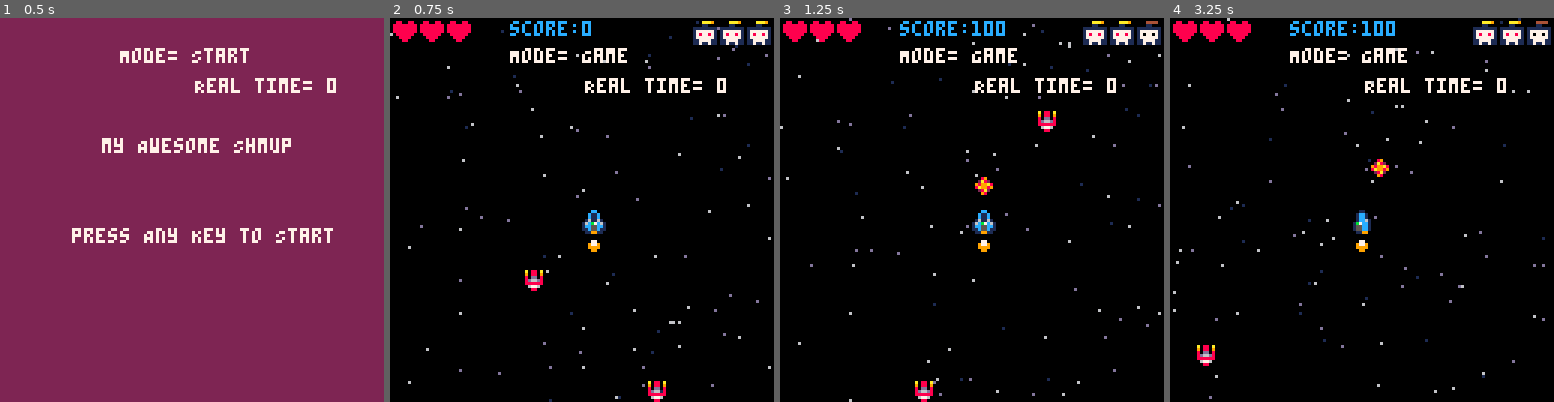
Above: before the commit, frames 1-4 (left to right).
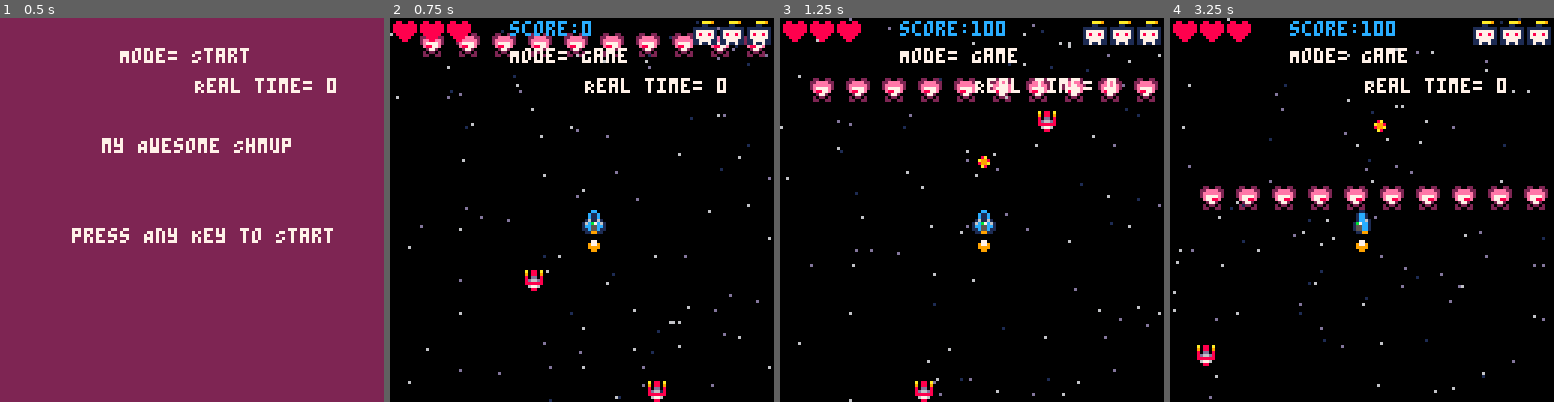
Above: after the commit, the same moments.

Repository: emreksr52/shmup
Game: PICO-8 cartridge shmup.p8
Same seed, same stepped clock (60 frames per second), same inputs: the game is played once before the commit and once after it.
Inputs:
- Up to frame 1 (0.5 s): tap X (X key) at 0.33 s
- Up to frame 2 (0.75 s): tap O (Z key) at 0.7 s
- Up to frame 3 (1.25 s): tap X (X key) at 1.07 s
- Up to frame 4 (3.25 s): hold Right 1.6-2.1 s; tap O (Z key) every 0.4 s from 1.7 to 2.9 s; tap X (X key) at 1.85, 2.97 s; hold Up 2.15-2.42 s; hold Right 2.47-3.03 s; hold Left from 3.08 s (still down)

Frame 1 is identical in both runs. In frame 2, 2.3% of the frame differs, in the area x 7-98%, y 3-11%; in frame 3, 2.8%; in frame 4, 3.1%, in the area x 7-99%, y 0-50%.

Commit message:
add: shmup tutorial 11 - enemies

Diff:
--- a/Shmup/shmup.lua
+++ b/Shmup/shmup.lua
@@ -4,6 +4,10 @@
 blinkt = 0
 real_time = 0
 fps = 0
+buls = {}
+enemies = {}
+bulnum = 1
+create_enemies()
 end
 
 function _update()
@@ -39,12 +43,12 @@
 end
 
 function draw_ship(shipspr)
-    spr(shipspr, ship_x, ship_y)
+    spr(ship.spr, ship.x, ship.y)
 
 end
 
 function draw_flame(flamespr)
-    spr(flamespr, ship_x, ship_y + 8)
+    spr(flamespr, ship.x, ship.y + 8)
 end
 
 function animate_flame(flamespr)
@@ -73,7 +77,11 @@
         else
             pset(s.x, s.y, col)
         end
-    end
+        if s.y>128 then
+            del(stars,s)
+        end
+    end
+
 end
 
 
@@ -91,39 +99,51 @@
 
 function update_game()
 
-    shipspr = 2
-
-    shipspd_x = 0
-    shipspd_y = 0
-
-    bully = bully - 2
+     ship.sx = 0
+    ship.sy = 0
+    ship.spr = 2
+
+
+     for i=#buls,1,-1 do
+            local mybul = buls[i]
+            mybul.y = mybul.y - 4
+            if mybul.y < 4 then
+                del(buls,mybul)
+            end
+        end
 
     if btn(0) then
-        shipspd_x = -2
-        shipspr = 1
+        ship.sx = -2
+        ship.spr = 1
     end
 
     if btn(1) then
-        shipspd_x = 2
-        shipspr = 3
+        ship.sx = 2
+        ship.spr = 3
     end
 
     if btn(2) then
-        shipspd_y = -2
+        ship.sy = -2
     end
 
     if btn(3) then
-        shipspd_y = 2
+        ship.sy = 2
     end
 
      if btnp(5) then
-        bully = ship_y - 5
-        bullx = ship_x
-        spr(002, ship_x, ship_y)
+
+        local newbul = {}
+        newbul.x = ship.x
+        newbul.y = ship.y - 5
+        newbul.spr = 16
+
+        add(buls, newbul)
+
+        spr(002, ship.x, ship.y)
         muzzle = 5
         sfx(0)
         score = score + 100
-        bombs = bombs - 1
+        --bombs = bombs - 1
     end
     if btnp(4) then
             mode = "Start"
@@ -135,23 +155,23 @@
     end
 
 
-    ship_x = ship_x + shipspd_x
-    ship_y = ship_y + shipspd_y
-
-    if ship_x>120 then
-        ship_x = 120
-    end
-
-    if ship_x < 0 then
-        ship_x = 0
-    end
-
-     if ship_y>120 then
-        ship_y = 120
-    end
-
-    if ship_y < 0 then
-        ship_y = 0
+    ship.x = ship.x + ship.sx
+    ship.y = ship.y + ship.sy
+
+    if ship.x>120 then
+        ship.x = 120
+    end
+
+    if ship.x < 0 then
+        ship.x = 0
+    end
+
+     if ship.y>120 then
+        ship.y = 120
+    end
+
+    if ship.y < 0 then
+        ship.y = 0
     end
 
     flamespr = flamespr +1
@@ -168,21 +188,20 @@
     end
 
     animate_stars()
+    move_enemies()
 
     end
 
     function draw_game()
         cls()
     starfield()
-    draw_ship(shipspr)
+    draw_ship(ship.spr)
     draw_flame(flamespr)
-    spr(bulletspr, bullx, bully)
-    if bulletspr > 21 then
-        bulletspr = 16
-    end
+    draw_bullets()
+    draw_enemies()
 
     if muzzle > 0  then
-        circfill(ship_x + 4, ship_y - 1,muzzle, 7)
+        circfill(ship.x + 4, ship.y - 1,muzzle, 7)
     end
     print("score:" ..score, 40, 1, 12)
 
@@ -229,15 +248,16 @@
 
     function start_game()
         mode = "Game"
-        ship_x = 64
-        ship_y = 64
+        ship={}
+        ship.x = 64
+        ship.y = 64
+        ship.sx = 0
+        ship.sy = 0
+        ship.spr = 2
         mini = 99
-        shipspd_x = 0
-        shipspd_y = 0
 
         bullx = 64
         bully= -10
-        shipspr = 2
         flamespr = 5
         muzzle = 0
         bulletspr = 16
@@ -266,14 +286,6 @@
         end
     end
 
-
-
-
-
-    -----stars-----
-
-
-
     function game_over()
         cls(8)
         print("game over!", 50, 50, blink())
@@ -288,3 +300,50 @@
         end
         return eanim[blinkt]
     end
+
+    function draw_bullets()
+        for i=1,#buls do
+            local mybul = buls[i]
+            drwmyspr(mybul)
+        end
+
+    end
+
+    function draw_enemies()
+
+        for i=1,#enemies do
+            local myen = enemies[i]
+            drwmyspr(myen)
+        end
+
+    end
+
+
+    function create_enemies()
+            for i=0,120, 12 do
+            local myen = {}
+            myen.x = i + 10
+            myen.y = 5
+            myen.spr = 36
+            add(enemies,myen)
+        end
+    end
+
+    function move_enemies()
+
+        for myen in all(enemies) do
+            myen.y += 1
+            myen.spr +=0.5
+             if myen.spr >= 43 then
+                myen.spr = 36
+            end
+
+            if myen.y >128 then
+            del(enemies,myen)
+        end
+        end
+    end
+
+    function drwmyspr(myspr)
+        spr(myspr.spr,myspr.x, myspr.y)
+    end
--- a/shmup.p8
+++ b/shmup.p8
@@ -20,13 +20,13 @@
 00899a0000899a8009899a8008a9989009899a8000899a0000098000000000000000000000000000000000000000000000000000177777711777777100000000
 000a8000002a8200002a82000028a200000a8000000a800000000000000000000000000000000000000000000000000000000000117777111177771100000000
 00000000000800000008900000098000000090000000000000000000000000000000000000000000000000000000000000000000117117111171171100000000
-00000000000000000000000000000000000000000000000000000000000000000000000000000000000000000000000000000000000000000000000000000000
-0a0880a0000000000000000000000000000000000000000000000000000000000000000000000000000000000000000000000000000000000000000000000000
-09088090000000000000000000000000000000000000000000000000000000000000000000000000000000000000000000000000000000000000000000000000
-080dd080000000000000000000000000000000000000000000000000000000000000000000000000000000000000000000000000000000000000000000000000
-08d66d80000000000000000000000000000000000000000000000000000000000000000000000000000000000000000000000000000000000000000000000000
-08888880000000000000000000000000000000000000000000000000000000000000000000000000000000000000000000000000000000000000000000000000
-00677600000000000000000000000000000000000000000000000000000000000000000000000000000000000000000000000000000000000000000000000000
-00088000000000000000000000000000000000000000000000000000000000000000000000000000000000000000000000000000000000000000000000000000
+00000000000000000000000000000000022002200220022002200220022002200220022002200220022002200220022000000000000000000000000000000000
+0a0880a000000000000000000000000022eeee2222eeee2222eeee2222eeee2222eeee2222eeee2222eeee2222eeee2200000000000000000000000000000000
+090880900000000000000000000000002eeeeee22eeeeee22eeeeee22eeeeee22eeeeee22eeeeee22eeeeee22eeeeee200000000000000000000000000000000
+080dd0800000000000000000000000002e7777e22e7777e22e7777e22e7777e22e7777e22e7777e22e7777e22e7777e200000000000000000000000000000000
+08d66d800000000000000000000000000e8877e00e8877e00e7887e00e7887e00e7788e00e7788e00e7887e00e7887e000000000000000000000000000000000
+08888880000000000000000000000000002772000027720000277200002772000027720000277200002772000027720000000000000000000000000000000000
+00677600000000000000000000000000020220200202202002022020020220200202202002022020020220200202202000000000000000000000000000000000
+00088000000000000000000000000000022002202000000220000002022002200220022020000002200000020220022000000000000000000000000000000000
 
 
